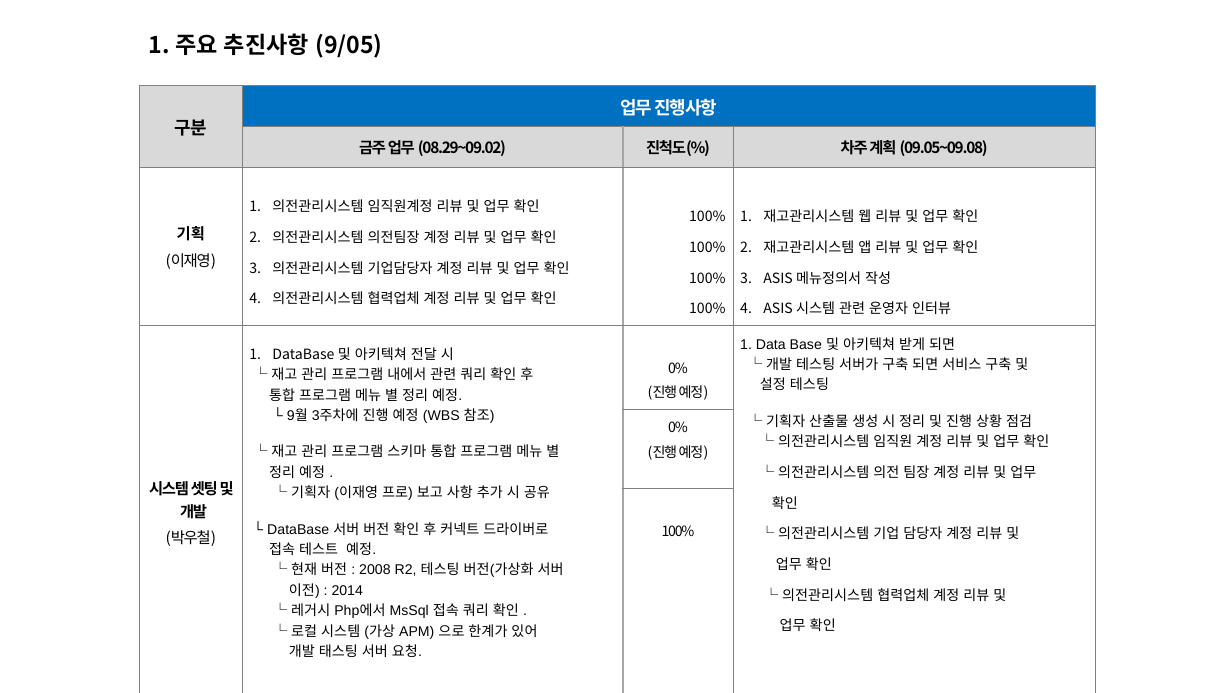
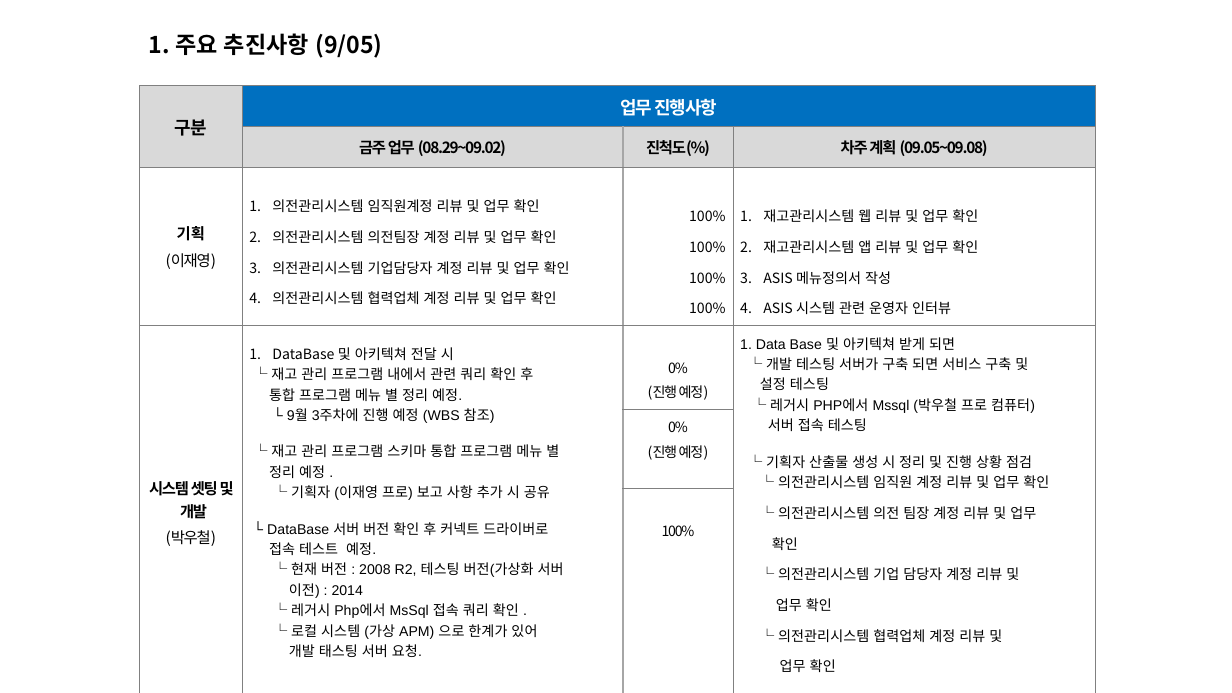
Before and after one commit to woochulpark/eujun_tong_project, a slide deck: slide 2 of 의전 통합 시스템 개발 주간업무_20220905.pptx. Drawn at 1232x693 pixels with LibreOffice and Linux fonts; fonts in the diff are those of the drawing. Boxes give left, top, right and bottom in pixels: in the first picture for what was removed or moved away, otherwise in the second. Text is boxed around its words. In the diff, an @@ line names an element or a change of style, - is before the commit and + after.

```diff
--- a/의전 통합 시스템 개발 주간업무_20220905.pptx
+++ b/의전 통합 시스템 개발 주간업무_20220905.pptx
@@ table at (140, 86, 1095, 676) @@
-row 4, column 4: 1. Data Base 및 아키텍쳐 받게 되면 / └ 개발 테스팅 서버가 구축 되면 서비스 구축 및 / 설정 테스팅 / └ 기획자 산출물 생성 시 정리 및 진행 상황 점검 / └ 의전관리시스템 임직원 계정 리뷰 및 업무 확인 / └ 의전관리시스템 의전 팀장 계정 리뷰 및 업무 / 확인 / └ 의전관리시스템 기업 담당자 계정 리뷰 및 / 업무 확인 / └ 의전관리시스템 협력업체 계정 리뷰 및 / 업무 확인
+row 4, column 4: 1. Data Base 및 아키텍쳐 받게 되면 / └ 개발 테스팅 서버가 구축 되면 서비스 구축 및 / 설정 테스팅 / └ 레거시 PHP에서 Mssql (박우철 프로 컴퓨터) / 서버 접속 테스팅 / └ 기획자 산출물 생성 시 정리 및 진행 상황 점검 / └ 의전관리시스템 임직원 계정 리뷰 및 업무 확인 / └ 의전관리시스템 의전 팀장 계정 리뷰 및 업무 / 확인 / └ 의전관리시스템 기업 담당자 계정 리뷰 및 / 업무 확인 / └ 의전관리시스템 협력업체 계정 리뷰 및 / 업무 확인
```
Also in this commit, not shown: 2 other files.
